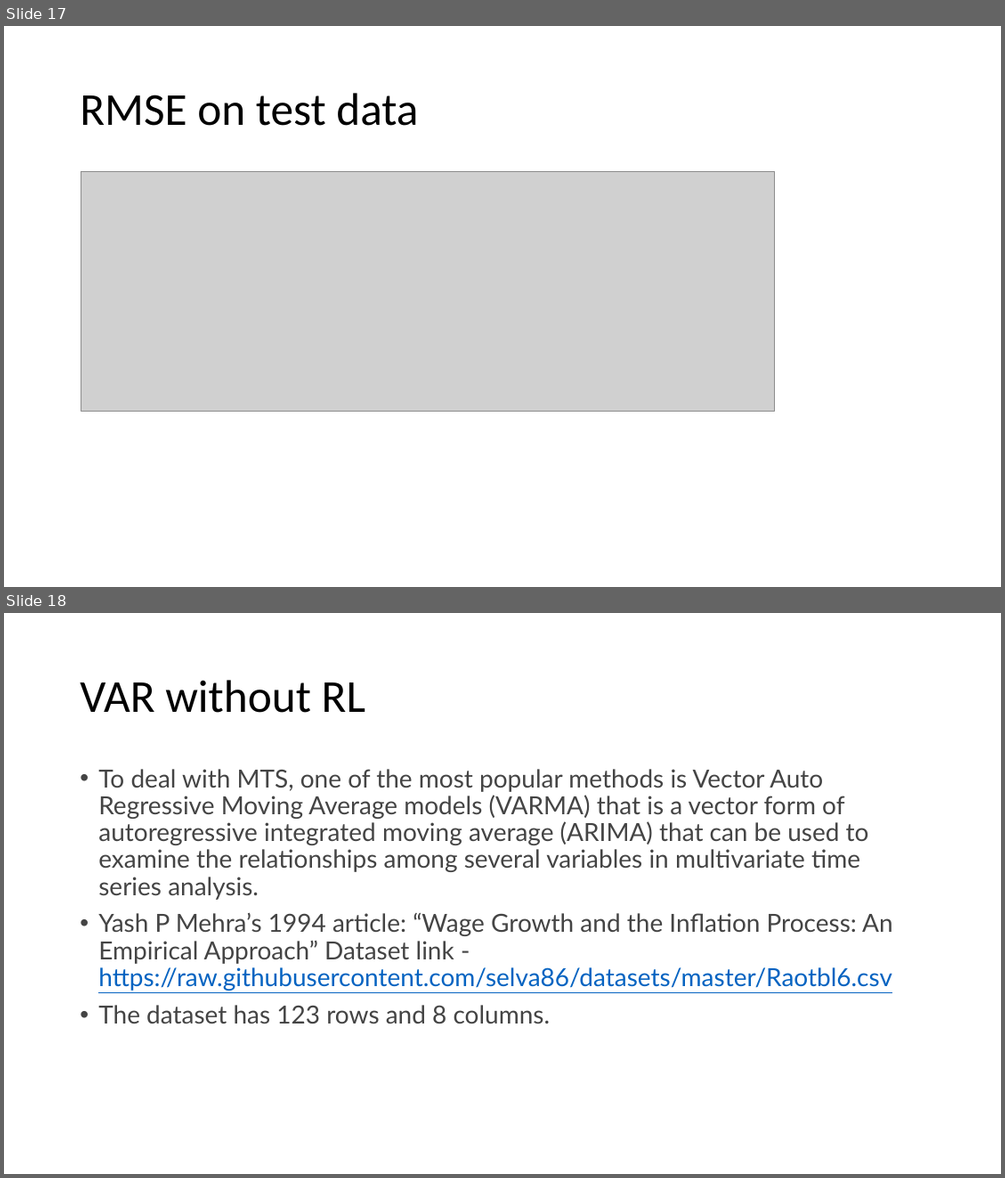
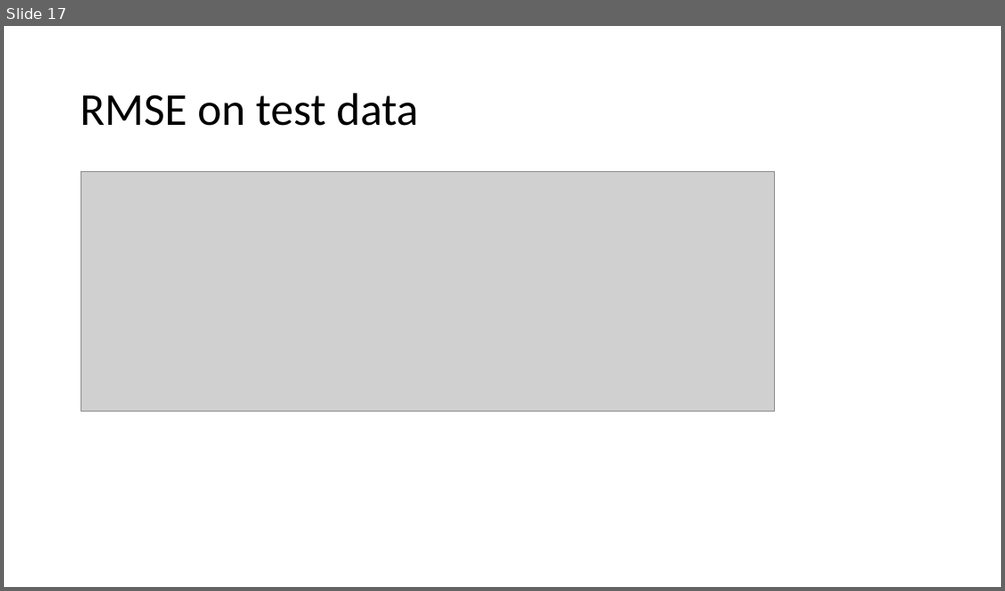
Before and after one commit to raidharmender/MultiVarTSPred, a slide deck: Multivar TS analysis and prediction.pptx. Shown one above the other, each under a label of ours: slides 17 and 18 before the commit, slide 17 after it. The pictures are 1005x1178 and 1005x591 pixels, drawn with LibreOffice and Linux fonts; fonts in the diff are those of the drawing; grey boxes stand for pictures. Boxes give left, top, right and bottom in pixels: in the first picture for what was removed or moved away, otherwise in the second. Text is boxed around its words. In the diff, an @@ line names an element or a change of style, - is before the commit and + after.

```diff
--- a/Multivar TS analysis and prediction.pptx
+++ b/Multivar TS analysis and prediction.pptx
@@ slide 18 removed at [4, 613, 1001, 1174], background #FFFFFF @@
@@ title removed at [80, 680, 365, 713] @@
-VAR without RL
@@ text removed at [98, 769, 893, 1023] @@
-• To deal with MTS, one of the most popular methods is Vector Auto Regressive Moving Average models (VARMA) that is a vector form of autoregressive integrated moving average (ARIMA) that can be used to examine the relationships among several variables in multivariate time series analysis.
-• Yash P Mehra’s 1994 article: “Wage Growth and the Inflation Process: An Empirical Approach” Dataset link - https://raw.githubusercontent.com/selva86/datasets/master/Raotbl6.csv
-• The dataset has 123 rows and 8 columns.
```
Also in this commit, not shown: 1 slide added, 6 other slides removed.
